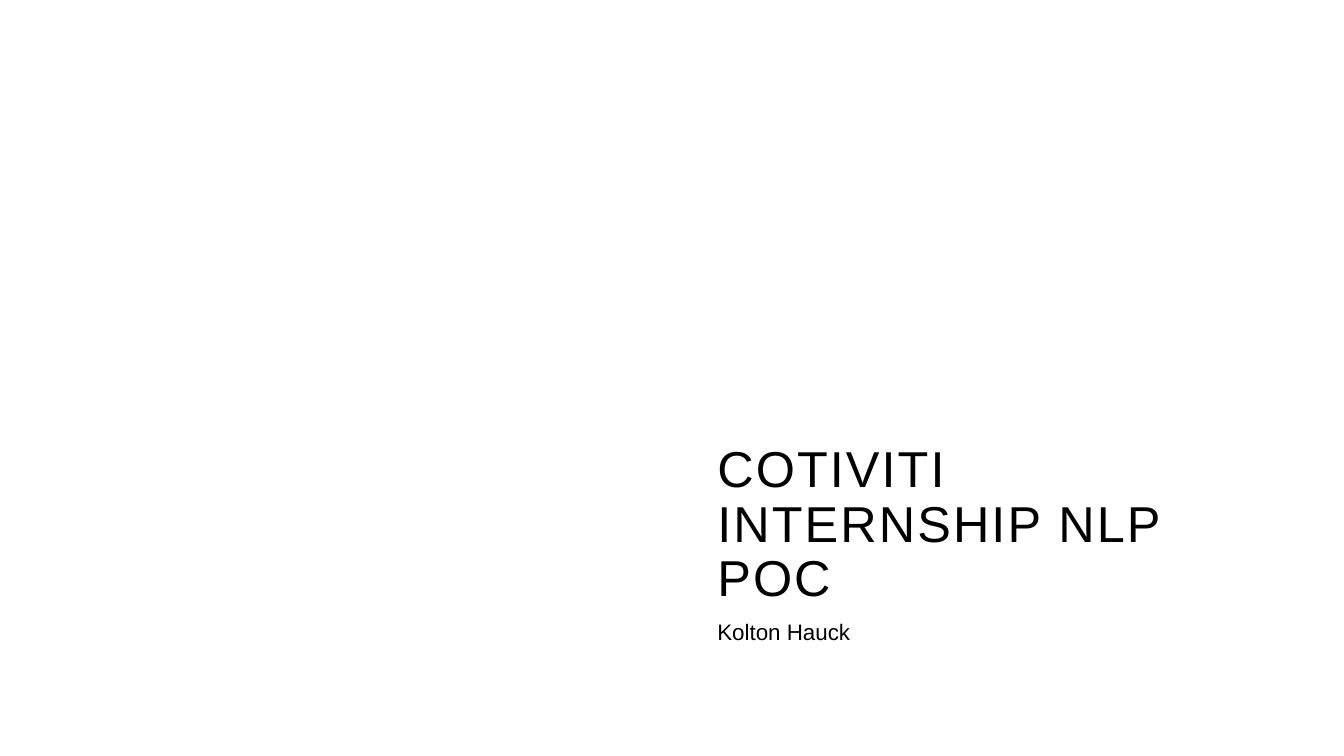
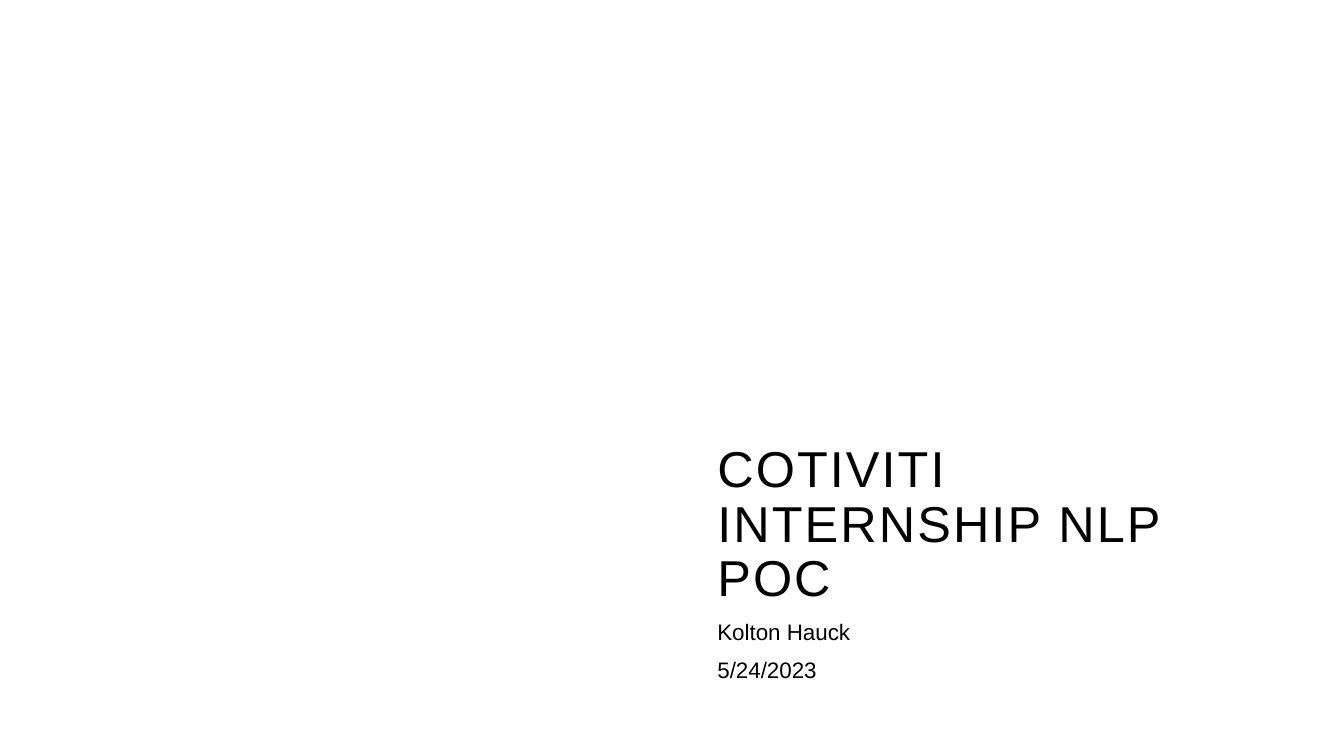
Before and after one commit to KoltonHauck/Cotiviti-technology-solutions-analyst-prompt-5-2023, a slide deck: slide 1 of Cotiviti Internship POC.pptx. Drawn at 1344x756 pixels with LibreOffice and Linux fonts; fonts in the diff are those of the drawing; background and template pictures are left out. Boxes give left, top, right and bottom in pixels: in the first picture for what was removed or moved away, otherwise in the second. Text is boxed around its words. In the diff, an @@ line names an element or a change of style, - is before the commit and + after.

```diff
--- a/Cotiviti Internship POC.pptx
+++ b/Cotiviti Internship POC.pptx
@@ subtitle at box(717, 661, 816, 679): paragraph added @@
+5/24/2023
```
Also in this commit, not shown: 1 other slide changed, 2 slides added, 2 other files.
